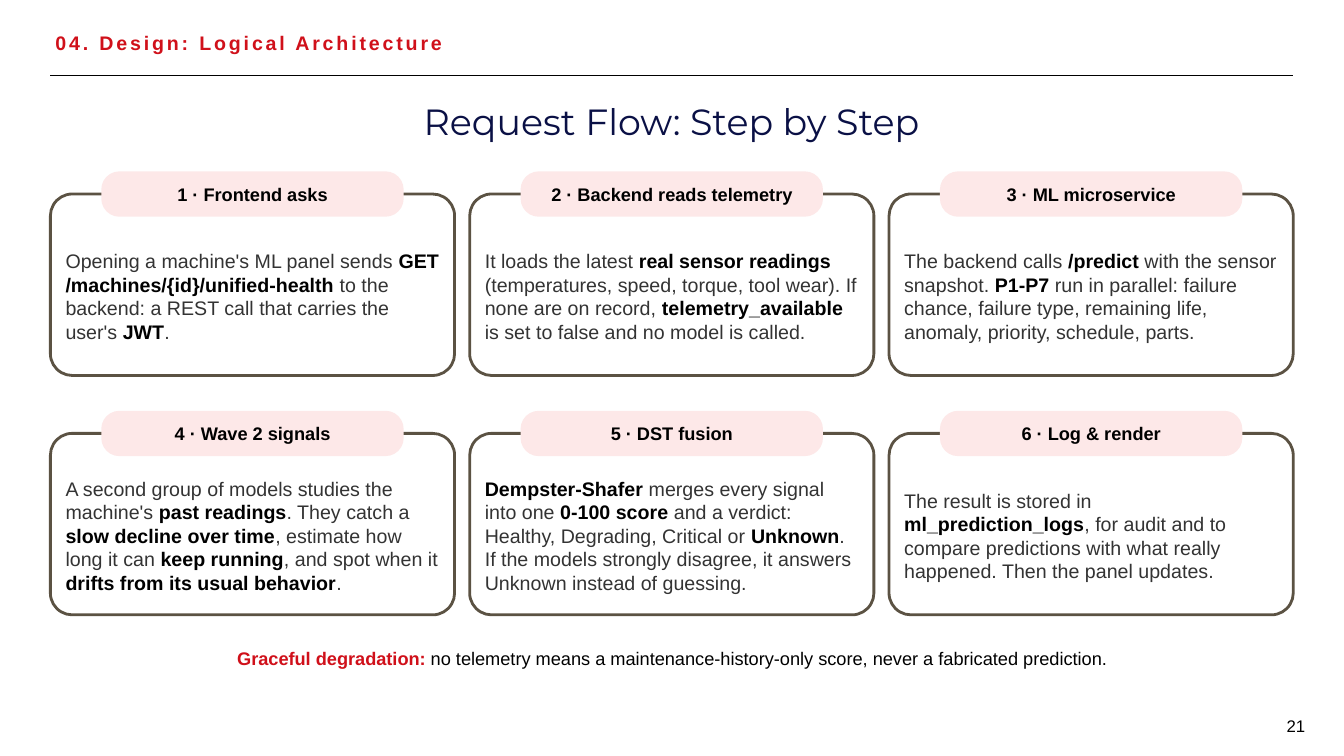
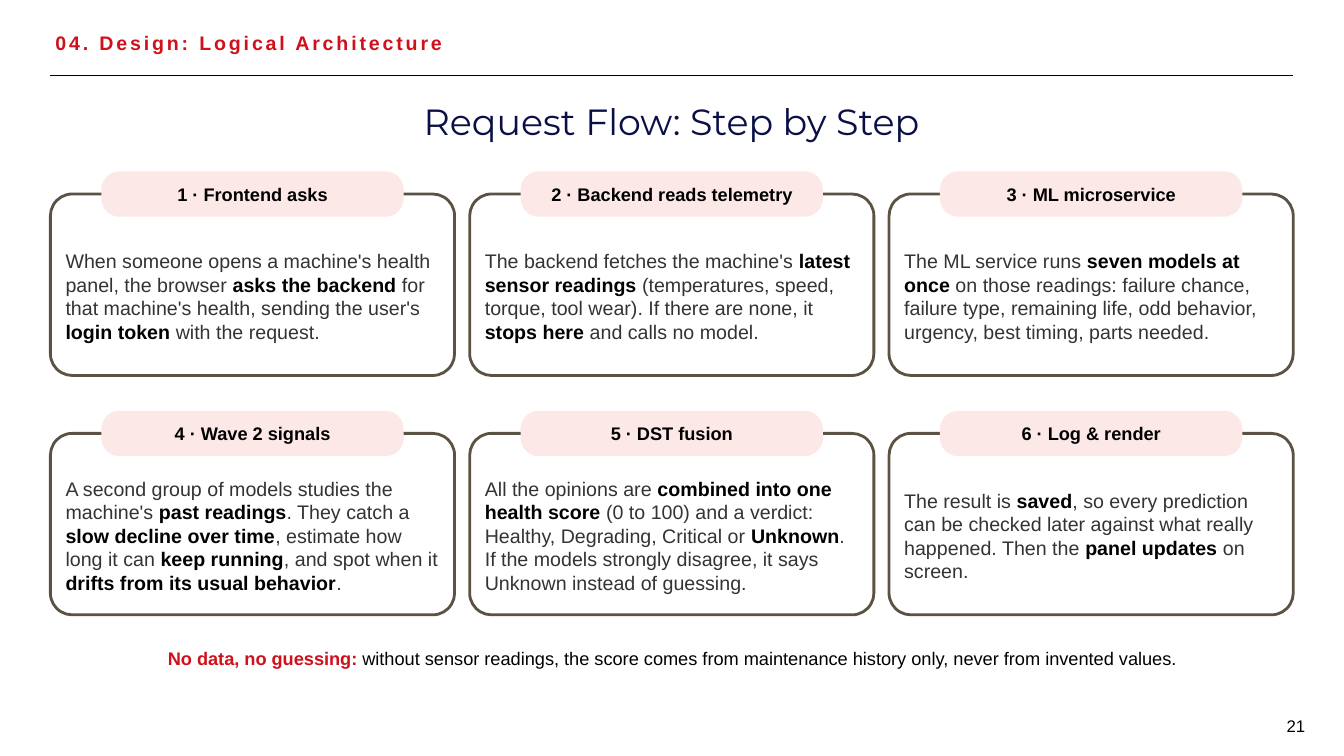
Before and after one commit to hamzAmbarki2/EAMSagemCOm, a slide deck: slide 21 of presentation/technical_defense_final_v2.pptx. Drawn at 1344x756 pixels with LibreOffice and Linux fonts; fonts in the diff are those of the drawing. Boxes give left, top, right and bottom in pixels: in the first picture for what was removed or moved away, otherwise in the second. Text is boxed around its words. In the diff, an @@ line names an element or a change of style, - is before the commit and + after.

```diff
--- a/presentation/technical_defense_final_v2.pptx
+++ b/presentation/technical_defense_final_v2.pptx
@@ text at [66, 253, 430, 343]: text changed @@
-Opening a machine's ML panel sends GET /machines/{id}/unified-health to the backend: a REST call that carries the user's JWT.
+When someone opens a machine's health panel, the browser asks the backend for that machine's health, sending the user's login token with the request.
@@ text at [485, 253, 850, 343]: text changed @@
-It loads the latest real sensor readings (temperatures, speed, torque, tool wear). If none are on record, telemetry_available is set to false and no model is called.
+The backend fetches the machine's latest sensor readings (temperatures, speed, torque, tool wear). If there are none, it stops here and calls no model.
@@ text at [904, 253, 1257, 343]: text changed @@
-The backend calls /predict with the sensor snapshot. P1-P7 run in parallel: failure chance, failure type, remaining life, anomaly, priority, schedule, parts.
+The ML service runs seven models at once on those readings: failure chance, failure type, remaining life, odd behavior, urgency, best timing, parts needed.
@@ text at [485, 481, 845, 594]: text changed @@
-Dempster-Shafer merges every signal into one 0-100 score and a verdict: Healthy, Degrading, Critical or Unknown. If the models strongly disagree, it answers Unknown instead of guessing.
+All the opinions are combined into one health score (0 to 100) and a verdict: Healthy, Degrading, Critical or Unknown. If the models strongly disagree, it says Unknown instead of guessing.
@@ text at [904, 493, 1253, 578]: text changed @@
-The result is stored in ml_prediction_logs, for audit and to compare predictions with what really happened. Then the panel updates.
+The result is saved, so every prediction can be checked later against what really happened. Then the panel updates on screen.
@@ text at [168, 651, 1177, 669]: text changed @@
-Graceful degradation: no telemetry means a maintenance-history-only score, never a fabricated prediction.
+No data, no guessing: without sensor readings, the score comes from maintenance history only, never from invented values.
```
Also in this commit, not shown: 1 other slide changed.
